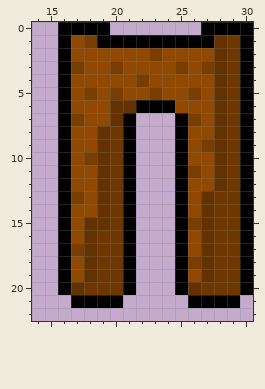
A pixel-art sprite gets an edit: arch/items/armour/legs/legs_leather.101.png. Above, as it was before the edit.
The file is 31x30 pixels. Shown: x 14..30, y 0..22.
The result:
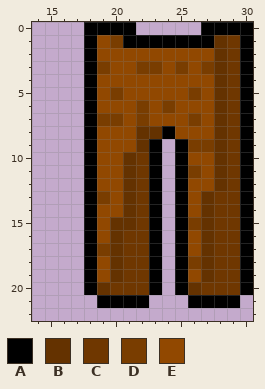
Palette (. is transparent): A #000000  B #643200  C #6f3700  D #793d00  E #914800
From old to new:
{"y":0,"x":16,"old":"AA","new":".."}
{"y":0,"x":20,"old":"..","new":"AA"}
{"y":1,"x":16,"old":"AEDAA","new":"..AED"}
{"y":2,"x":16,"old":"AEE","new":"..A"}
{"y":2,"x":23,"old":"D","new":"E"}
{"y":3,"x":16,"old":"ADEED","new":"..ADE"}
{"y":3,"x":22,"old":"EE","new":"DD"}
{"y":4,"x":16,"old":"AEE","new":"..A"}
{"y":4,"x":22,"old":"D","new":"E"}
{"y":5,"x":16,"old":"AED","new":"..A"}
{"y":5,"x":23,"old":"D","new":"E"}
{"y":6,"x":16,"old":"AEE","new":"..A"}
{"y":6,"x":20,"old":"BBAAA","new":"EEDED"}
{"y":7,"x":16,"old":"ADEEBA...A","new":"..ADDEDEEE"}
{"y":8,"x":16,"old":"AEEBCA...A","new":"..AEEEBBAE"}
{"y":9,"x":16,"old":"AEEBCA..","new":"..AEEEBA"}
{"y":9,"x":26,"old":"E","new":"D"}
{"y":10,"x":16,"old":"AEDBCA..","new":"..AEEBCA"}
{"y":11,"x":16,"old":"AEEBCA..","new":"..AEEBCA"}
{"y":12,"x":16,"old":"AEEBCA..","new":"..AEEBCA"}
{"y":13,"x":16,"old":"ADEBCA..","new":"..ADEBCA"}
{"y":14,"x":16,"old":"AEEBCA..","new":"..AEEBCA"}
{"y":15,"x":16,"old":"AEBBCA..","new":"..AEBBCA"}
{"y":16,"x":16,"old":"AEBCCA..","new":"..AEBCCA"}
{"y":17,"x":16,"old":"ADBCCA..","new":"..ADBCCA"}
{"y":18,"x":16,"old":"AEBCCA..","new":"..AEBCCA"}
{"y":19,"x":16,"old":"AEBCCA..","new":"..AEBCCA"}
{"y":20,"x":16,"old":"ABCC","new":"..AB"}
{"y":20,"x":21,"old":"A..","new":"CCA"}
{"y":21,"x":17,"old":"AA","new":".."}
{"y":21,"x":21,"old":"..","new":"AA"}
{"label":"changed","picture_box":[58,22,201,308]}
